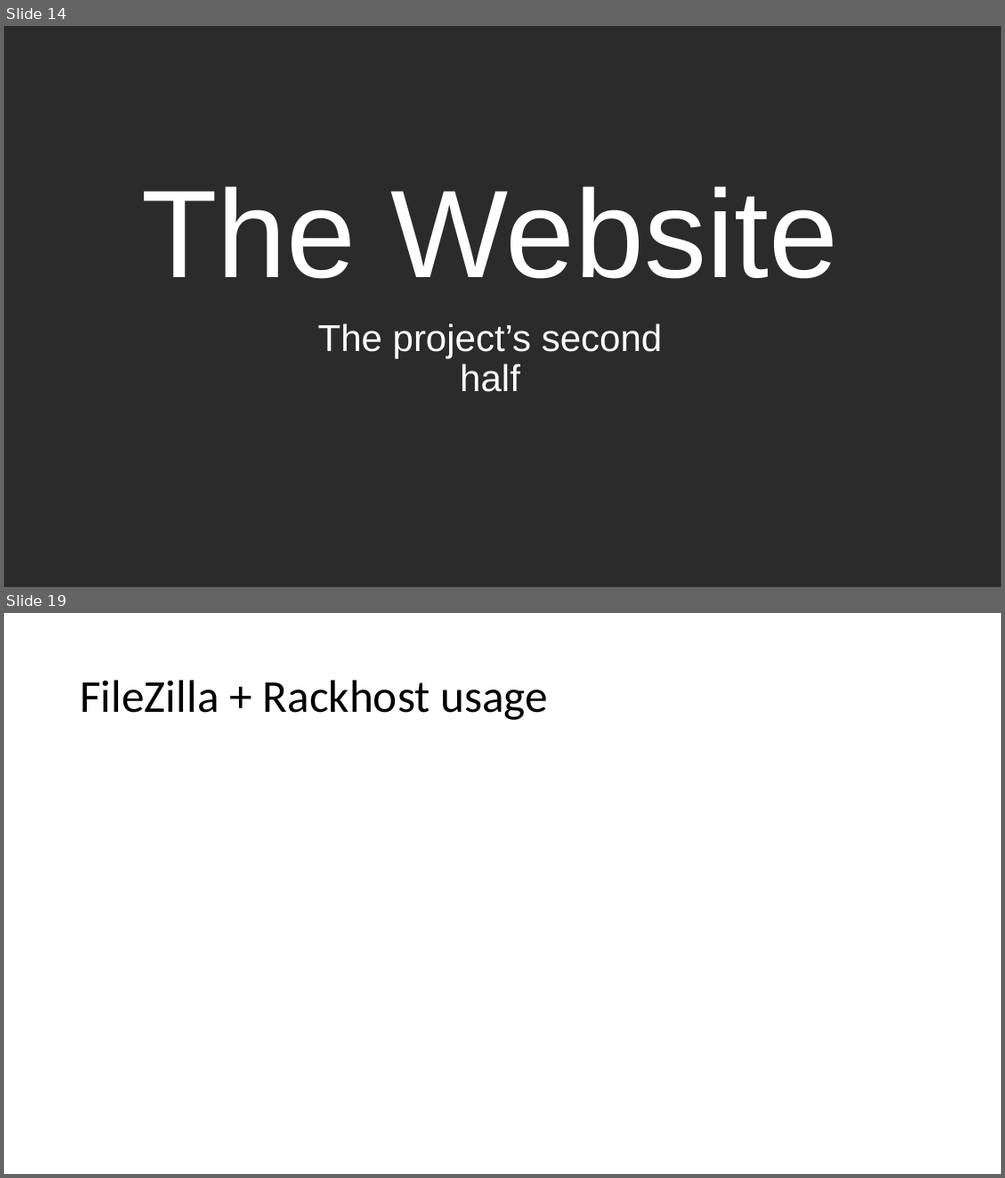
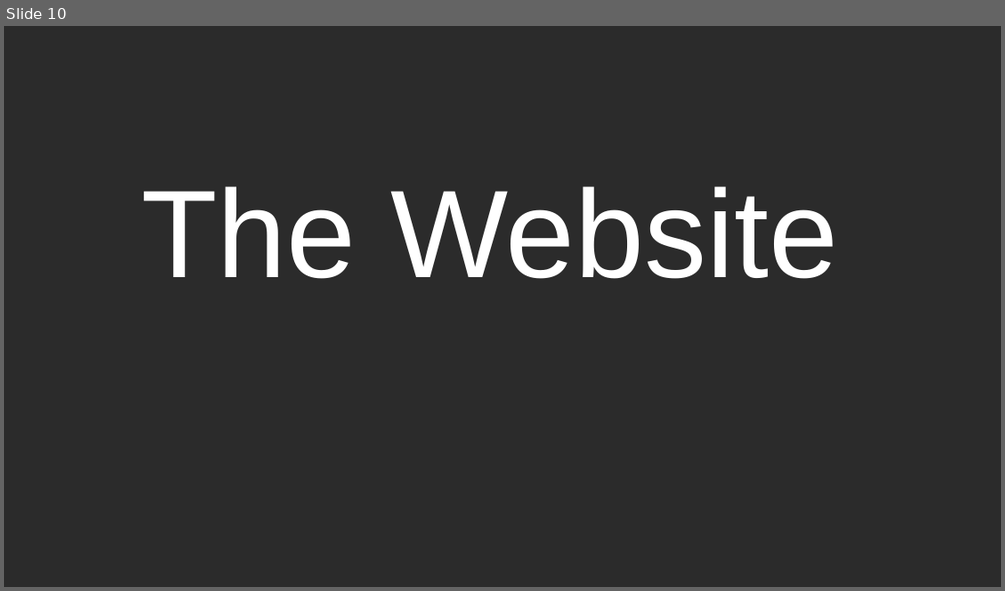
Before and after one commit to Mordsz/Vizsga, a slide deck: TidesOfEnvy.pptx. Shown one above the other, each under a label of ours: slides 14 and 19 before the commit, slide 10 after it; the slides between them are not shown. The pictures are 1005x1178 and 1005x591 pixels, drawn with LibreOffice and Linux fonts; fonts in the diff are those of the drawing; background and template pictures are left out; a plain dark background stands for a picture behind light text. Boxes give left, top, right and bottom in pixels: in the first picture for what was removed or moved away, otherwise in the second. Text is boxed around its words. In the diff, an @@ line names an element or a change of style, - is before the commit and + after.

```diff
--- a/TidesOfEnvy.pptx
+++ b/TidesOfEnvy.pptx
@@ slide 19 removed at <box>4,613,1001,1174</box>, background #FFFFFF @@
@@ title removed at <box>80,680,548,720</box> @@
-FileZilla + Rackhost usage
@@ what was slide 14 is now slide 10 @@
@@ slide 10 changed as well @@
@@ subtitle removed at <box>318,323,662,392</box> @@
-The project’s second half
```
Also in this commit, not shown: 11 other slides changed, 10 slides added, 9 other slides removed.
